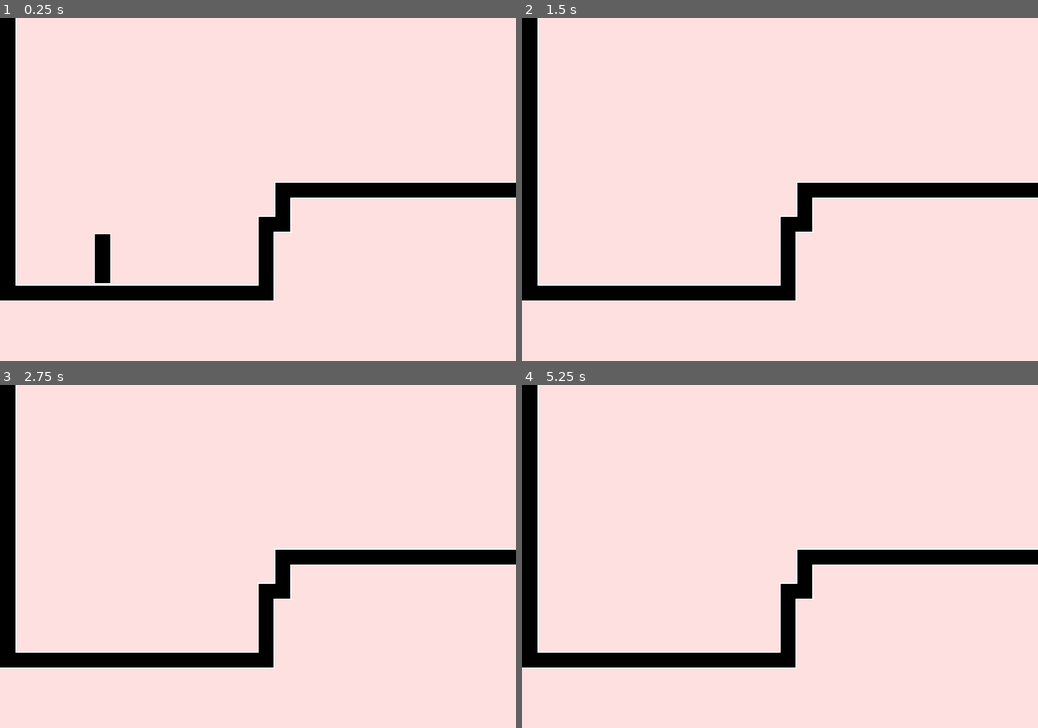
Above: before the commit, frames 1-4 (two rows, left to right).
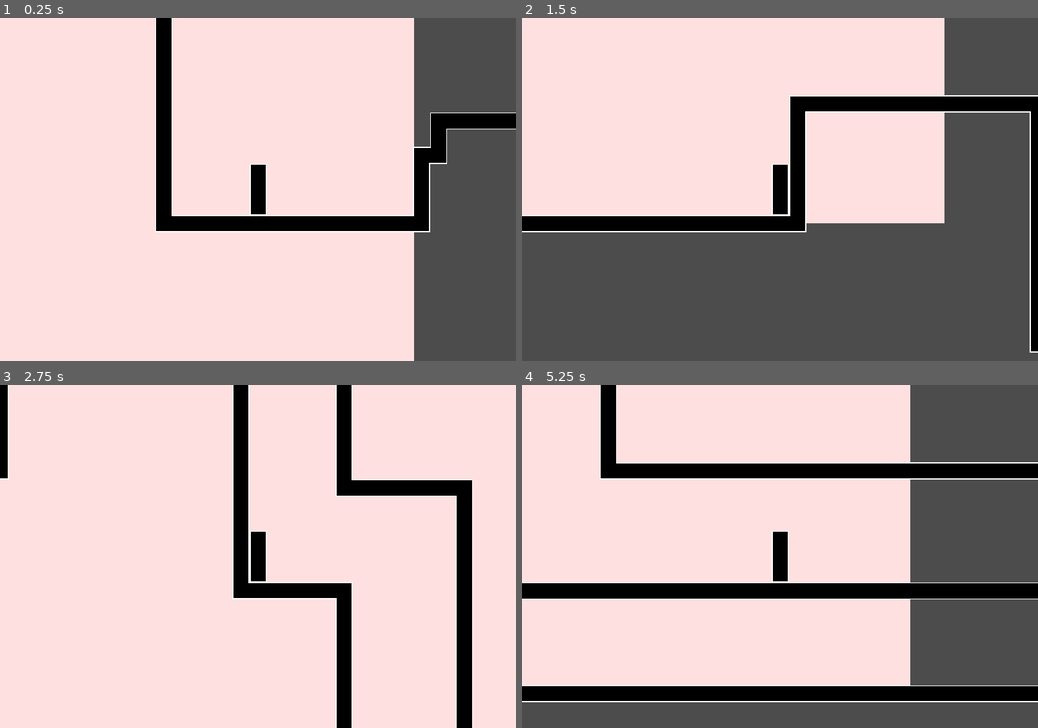
Above: after the commit, the same moments.

Repository: jotson/FantasticJetMan
Game: Godot game, scene res://scenes/General.tscn
Two runs of this game, one before a commit and one after it. Both use one fixed random seed, a clock stepped at 60 frames per second and the inputs below.
Inputs:
- Up to frame 1 (0.25 s): no input
- Up to frame 2 (1.5 s): tap Enter at 0.5 s; hold Right (ui_right) from 0.53 s (still down); tap A (jump) at 0.77 s
- Up to frame 3 (2.75 s): tap A (jump) at 1.52 s; release Right (ui_right) at 2.03 s; hold Left (ui_left) from 2.03 s (still down)
- Up to frame 4 (5.25 s): tap Space at 2.75 s; release Left (ui_left) at 2.78 s; hold Right (ui_right) 2.78-4.28 s; tap A (jump) at 3.02, 3.77, 4.52 s; hold Left (ui_left) 4.28-5.03 s; hold Right (ui_right) from 5.03 s (still down)

The runs differ from the first frame. In frame 1, 32% of the frame differs, in the area x 0-100%, y 0-100%; in frame 2, 58%; in frame 3, 17%; in frame 4, 48%.

Commit message:
Add broken camera

Diff:
--- a/scenes/General.tscn
+++ b/scenes/General.tscn
@@ -1,7 +1,7 @@
 [gd_scene load_steps=3 format=2]
 
-[ext_resource path="res://scenes/tiles.tres" type="TileSet" id=1]
-[ext_resource path="res://scenes/Player.tscn" type="PackedScene" id=2]
+[ext_resource path="res://scenes/Player.tscn" type="PackedScene" id=1]
+[ext_resource path="res://scenes/tiles.tres" type="TileSet" id=2]
 
 [node name="Node2D" type="Node2D"]
 position = Vector2( 95.0001, 216.6 )
--- a/scenes/Player.tscn
+++ b/scenes/Player.tscn
@@ -1,30 +1,32 @@
 [gd_scene load_steps=5 format=2]
 
-[ext_resource path="res://placeholder.png" type="Texture" id=1]
-[ext_resource path="res://scenes/pinkBackground_480_320.png" type="Texture" id=2]
-[ext_resource path="res://scenes/Player.gd" type="Script" id=3]
+[ext_resource path="res://scenes/Player.gd" type="Script" id=1]
+[ext_resource path="res://placeholder.png" type="Texture" id=2]
+[ext_resource path="res://scenes/pinkBackground_480_320.png" type="Texture" id=3]
 
 [sub_resource type="RectangleShape2D" id=1]
 extents = Vector2( 8.04357, 23.9986 )
 
 [node name="KinematicBody2D" type="KinematicBody2D"]
-script = ExtResource( 3 )
+script = ExtResource( 1 )
+__meta__ = {
+"_edit_group_": true
+}
 
 [node name="CollisionShape2D" type="CollisionShape2D" parent="."]
 shape = SubResource( 1 )
 
 [node name="Sprite" type="Sprite" parent="."]
-texture = ExtResource( 1 )
-__meta__ = {
-"_edit_group_": true
-}
+texture = ExtResource( 2 )
+
+[node name="Camera2D" type="Camera2D" parent="."]
+current = true
 
 [node name="ParallaxBackground" type="ParallaxBackground" parent="."]
+scroll_ignore_camera_zoom = true
 
 [node name="ParallaxLayer" type="ParallaxLayer" parent="ParallaxBackground"]
 motion_mirroring = Vector2( 480, 320 )
 
 [node name="Sprite" type="Sprite" parent="ParallaxBackground/ParallaxLayer"]
-texture = ExtResource( 2 )
-
-[node name="Player" type="Node2D" parent="."]
+texture = ExtResource( 3 )
Not shown: 1 places in scenes/General.tscn that only renumber resources
